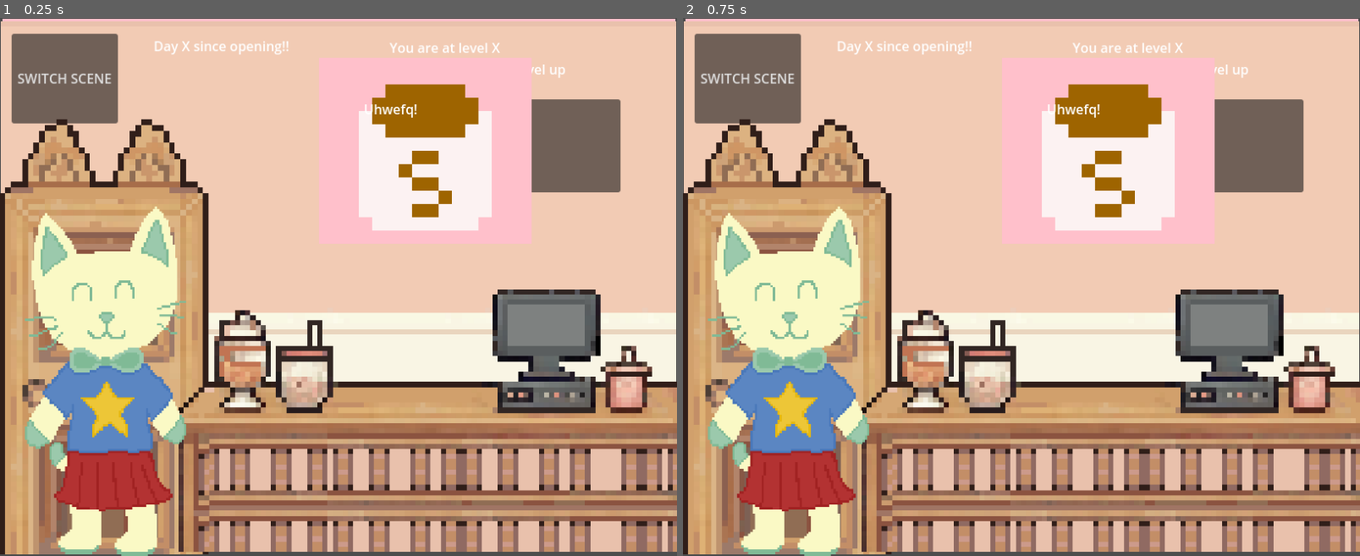
Above: before the commit, frames 1-2 (left to right).
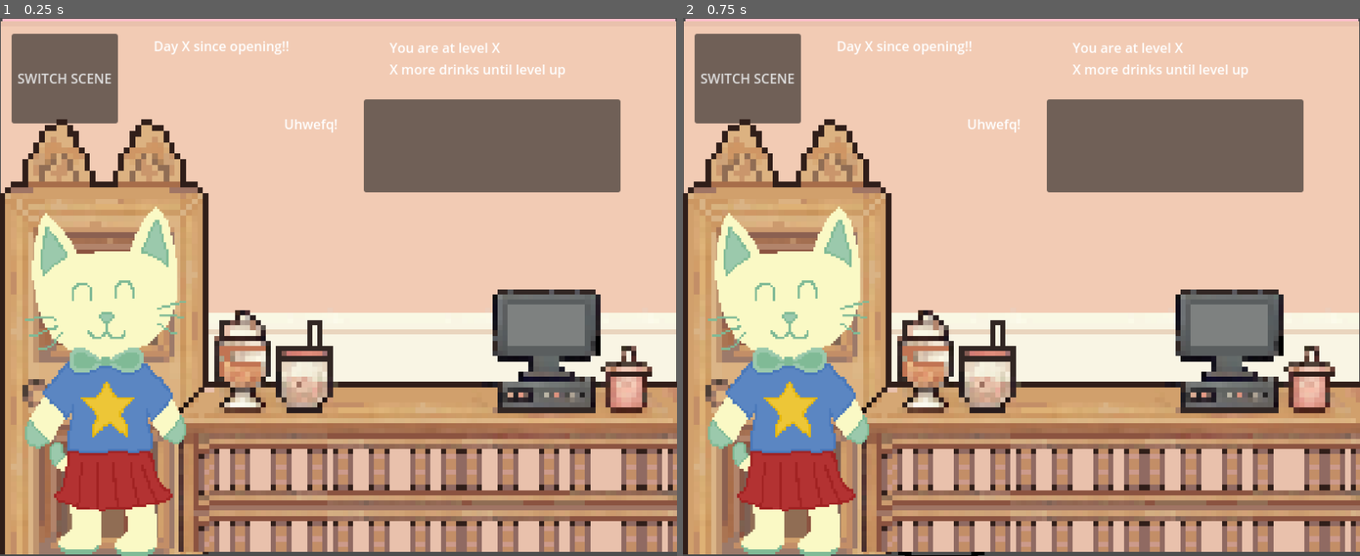
Above: after the commit, the same moments.

Repository: aylabaguette/40sGame
Game: Godot game, scene res://scenes/main.tscn
Same seed, same stepped clock (60 frames per second), same inputs: the game is played once before the commit and once after it.
Inputs (mouse positions are in pixels of both pictures, inside the frame that each line leads up to):
- Up to frame 1 (0.25 s): no input
- Up to frame 2 (0.75 s): tap Enter at 0.5 s; move the mouse to (947, 480) at 0.52 s; click (947, 480) at 0.6 s

The runs differ from the first frame. In frame 1, 6.3% of the frame differs, in the area x 42-79%, y 8-40%; in frame 2, 6.4%, in the area x 31-79%, y 8-100%.

Commit message:
speechbubble code!! (displayes image)
-need too resize it next class!!

Diff:
--- a/40s-game/scenes/Shop.tscn
+++ b/40s-game/scenes/Shop.tscn
@@ -105,14 +105,16 @@
 
 [node name="Portrait" type="TextureRect" parent="SpeechBubble/Panel"]
 layout_mode = 0
-offset_left = -438.0
-offset_top = -98.0
-offset_right = -398.0
-offset_bottom = -58.0
+offset_left = 1.0
+offset_top = 1.0
+offset_right = 309.0
+offset_bottom = 113.0
 
 [node name="Label" type="Label" parent="SpeechBubble/Panel"]
 layout_mode = 0
-offset_right = 308.0
-offset_bottom = 111.0
+offset_left = -96.0
+offset_top = 18.0
+offset_right = 212.0
+offset_bottom = 129.0
 
 [connection signal="pressed" from="Button" to="." method="_on_button_pressed"]
Not shown: 1 places in 40s-game/scenes/Kitchen.tscn that only renumber resources
Not shown: 1 places in 40s-game/scenes/Shop.tscn that only renumber resources
